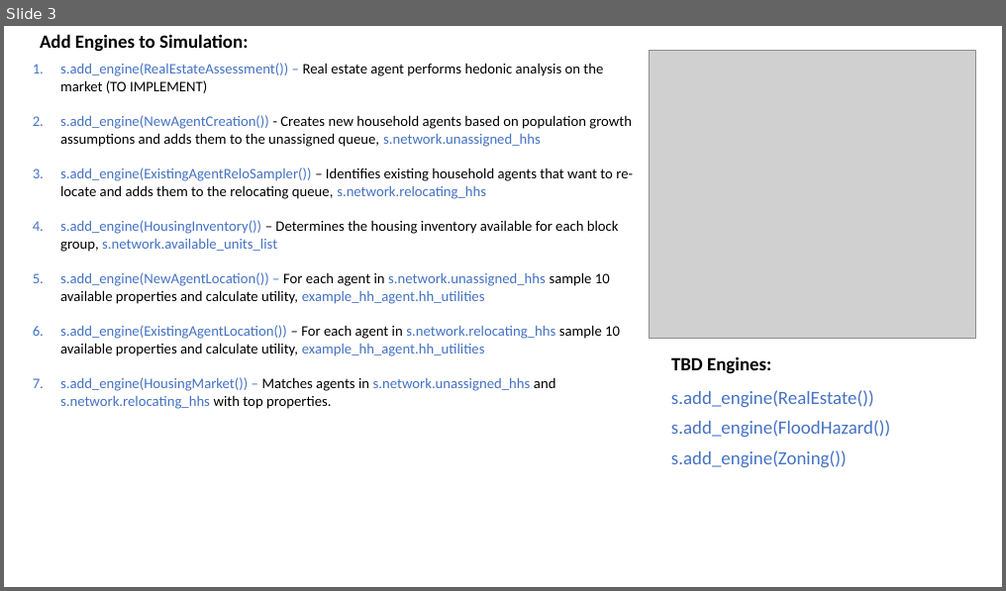
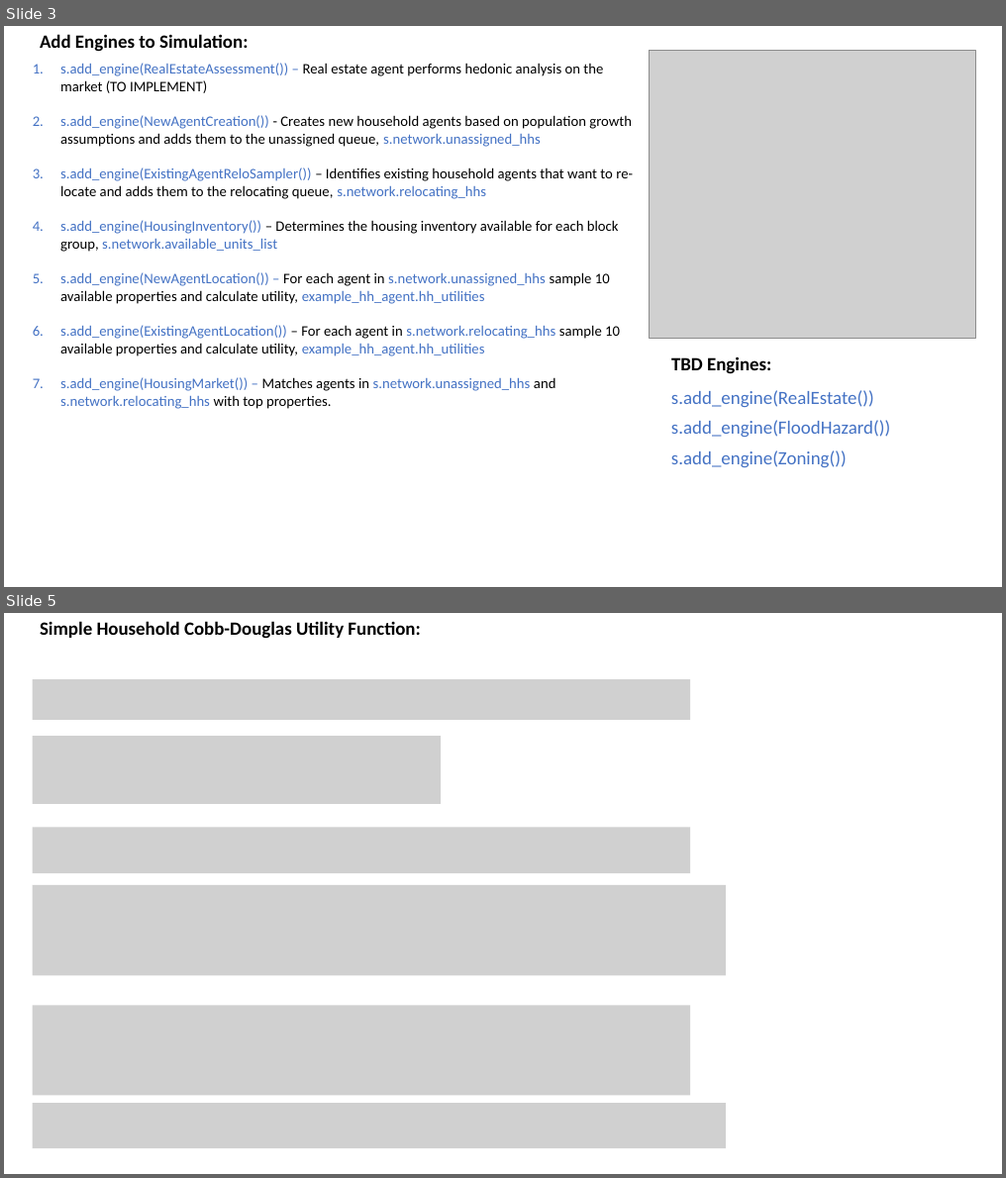
Before and after one commit to jimyoon/icom_abm, a slide deck: ICoM ABM Guide.pptx. Shown one above the other, each under a label of ours: slide 3 before the commit, slides 3 and 5 after it; the slides between them are not shown. The pictures are 1006x591 and 1006x1178 pixels, drawn with LibreOffice and Linux fonts; fonts in the diff are those of the drawing; grey boxes stand for pictures. Boxes give left, top, right and bottom in pixels: in the first picture for what was removed or moved away, otherwise in the second. Text is boxed around its words. In the diff, an @@ line names an element or a change of style, - is before the commit and + after.

```diff
--- a/ICoM ABM Guide.pptx
+++ b/ICoM ABM Guide.pptx
@@ slide 5 added at [4,613,1002,1174], background #FFFFFF @@
@@ text added at [40,621,420,639], 18 pt, text #000000, bold @@
+Simple Household Cobb-Douglas Utility Function:
@@ picture added at [33,679,690,720] @@
@@ picture added at [33,736,441,804] @@
@@ picture added at [33,827,690,873] @@
@@ picture added at [33,885,726,976] @@
@@ picture added at [33,1005,690,1096] @@
@@ picture added at [33,1103,726,1149] @@
```
Also in this commit, not shown: 1 slide changed, 4 other files.
